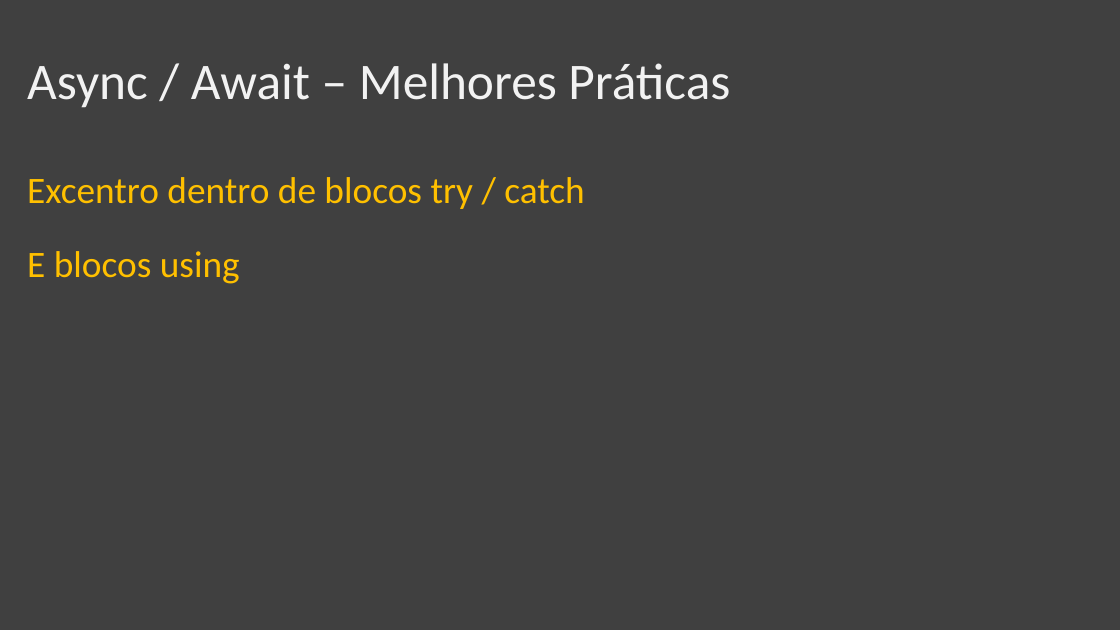
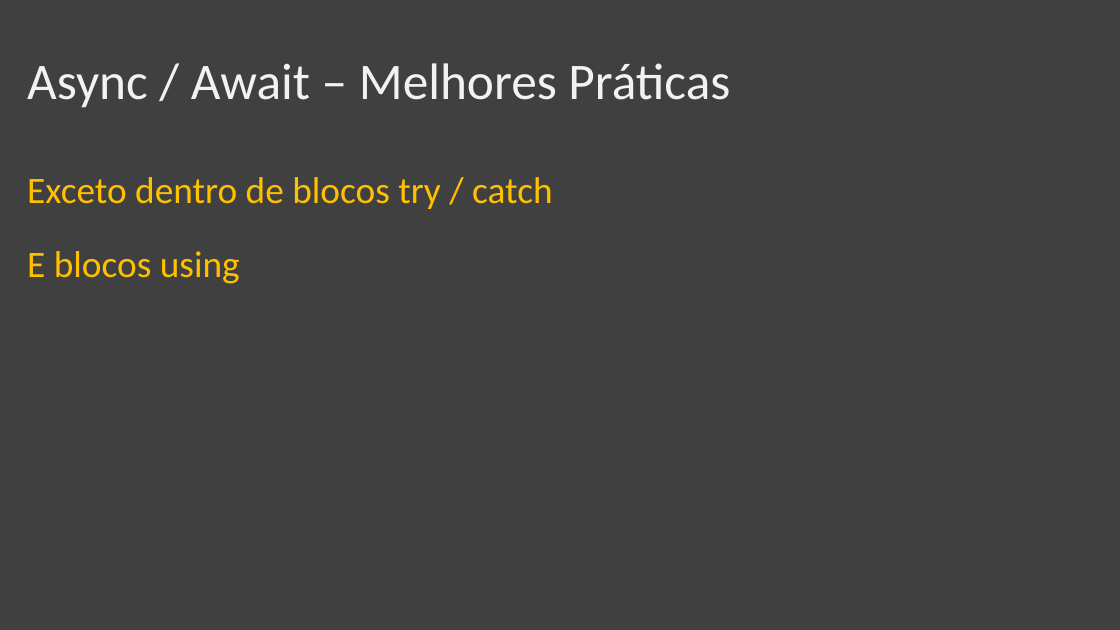
Before and after one commit to sostenes198/Inspiration-Squadra, a slide deck: slide 29 of Apresentacao-Squadra/Apresentacao-Async-Await.pptx. Drawn at 1120x630 pixels with LibreOffice and Linux fonts; fonts in the diff are those of the drawing. Boxes give left, top, right and bottom in pixels: in the first picture for what was removed or moved away, otherwise in the second. Text is boxed around its words. In the diff, an @@ line names an element or a change of style, - is before the commit and + after.

```diff
--- a/Apresentacao-Squadra/Apresentacao-Async-Await.pptx
+++ b/Apresentacao-Squadra/Apresentacao-Async-Await.pptx
@@ text at <box>27,177,552,209</box>: text changed @@
-Excentro dentro de blocos try / catch
+Exceto dentro de blocos try / catch
```
Also in this commit, not shown: 3 other slides changed, 35 other files.
